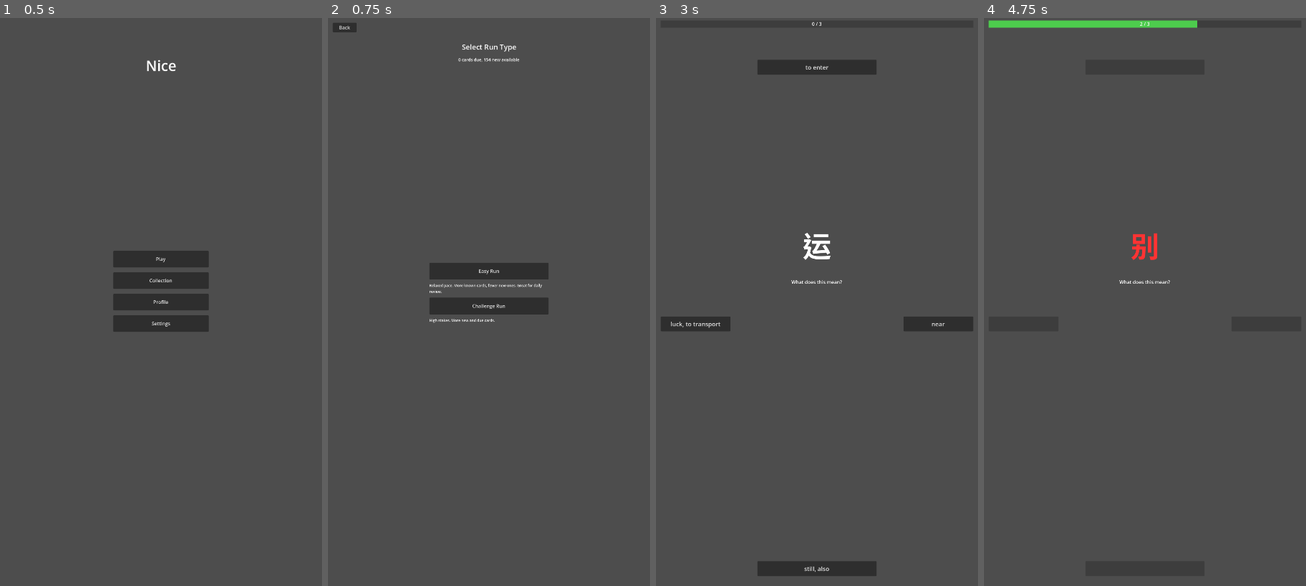
Above: before the commit, frames 1-4 (left to right).
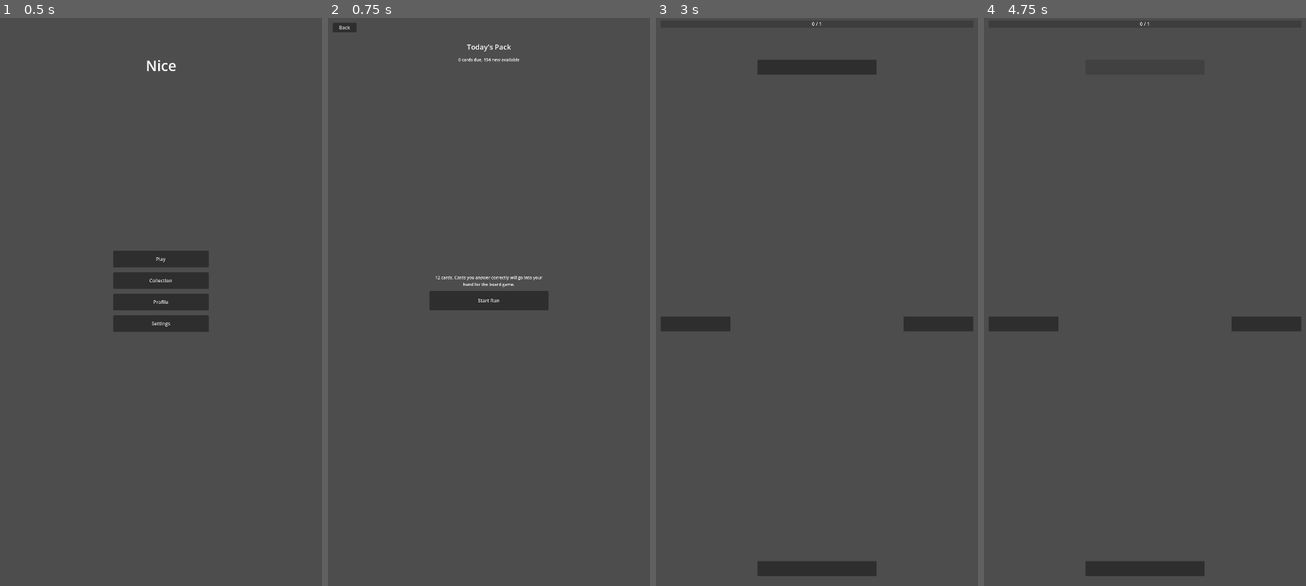
Above: after the commit, the same moments.

Repository: mikechin/Nice
Game: Godot game, scene res://scenes/screens/main_menu.tscn
Same seed, same stepped clock (60 frames per second), same inputs: the game is played once before the commit and once after it.
Inputs (mouse positions are in pixels of both pictures, inside the frame that each line leads up to):
- Up to frame 1 (0.5 s): no input
- Up to frame 2 (0.75 s): click "Play" at 0.5 s
- Up to frame 3 (3 s): click "Back" at 1.25 s; click "Play" at 2 s; click (817, 307) at 2.75 s, where only the run before the commit has a clickable "Challenge Run"
- Up to frame 4 (4.75 s): click (1145, 69) at 3.5 s; click (1145, 69) at 4.25 s

Frame 1 is identical in both runs. In frame 2, 2.1% of the frame differs, in the area x 31-69%, y 4-54%; in frame 3, 0.4%; in frame 4, 1.2%.
Error after the commit: Parse Error: Too few arguments for "start_run()" call. Expected at least 2 but received 1. (res://scenes/screens/game_screen.gd:81)

Commit message:
Collapse easy/challenge run types into a single run
The two-run-type distinction was leftover from an earlier design. Runs
are now a single 12-card pack with no mode choice, and the selection
screen shows a single start button.

Co-Authored-By: Claude Opus 4.6 (1M context) <noreply@anthropic.com>

Diff:
--- a/godot-project/scenes/screens/game_screen.gd
+++ b/godot-project/scenes/screens/game_screen.gd
@@ -78,7 +78,7 @@
 
 	# Create RunManager for this session
 	_run_manager = RunManager.new()
-	_run_manager.start_run(GameState.current_run_type if GameState.current_run_type != "" else "easy", _pack)
+	_run_manager.start_run(_pack)
 
 	_update_progress()
 	AudioManager.play_music("gameplay")
--- a/godot-project/scenes/screens/run_select.gd
+++ b/godot-project/scenes/screens/run_select.gd
@@ -1,12 +1,10 @@
-## RunSelect — Run type selection screen offering Easy Run and Challenge Run.
-## Shows description and card mix info for each mode.
+## RunSelect — Pre-run screen. Shows the player how many cards are due
+## and lets them start a single 12-card run.
 class_name RunSelect
 extends Control
 
-@onready var _easy_button: Button = $ModeContainer/EasyButton if has_node("ModeContainer/EasyButton") else null
-@onready var _challenge_button: Button = $ModeContainer/ChallengeButton if has_node("ModeContainer/ChallengeButton") else null
-@onready var _easy_description: Label = $ModeContainer/EasyDescription if has_node("ModeContainer/EasyDescription") else null
-@onready var _challenge_description: Label = $ModeContainer/ChallengeDescription if has_node("ModeContainer/ChallengeDescription") else null
+@onready var _start_button: Button = $ModeContainer/StartButton if has_node("ModeContainer/StartButton") else null
+@onready var _run_description: Label = $ModeContainer/RunDescription if has_node("ModeContainer/RunDescription") else null
 @onready var _due_count_label: Label = $DueCountLabel if has_node("DueCountLabel") else null
 @onready var _back_button: Button = $BackButton if has_node("BackButton") else null
 @onready var _title_label: Label = $TitleLabel if has_node("TitleLabel") else null
@@ -14,10 +12,8 @@
 
 func _ready() -> void:
 	_warn_missing_nodes()
-	if _easy_button:
-		_easy_button.pressed.connect(_on_easy_pressed)
-	if _challenge_button:
-		_challenge_button.pressed.connect(_on_challenge_pressed)
+	if _start_button:
+		_start_button.pressed.connect(_on_start_pressed)
 	if _back_button:
 		_back_button.pressed.connect(_on_back_pressed)
 
@@ -27,13 +23,10 @@
 
 func _update_descriptions() -> void:
 	if _title_label:
-		_title_label.text = "Select Run Type"
+		_title_label.text = "Today's Pack"
 
-	if _easy_description:
-		_easy_description.text = "Relaxed pace. More known cards, fewer new ones. Great for daily review."
-
-	if _challenge_description:
-		_challenge_description.text = "High stakes. More new and due cards."
+	if _run_description:
+		_run_description.text = "%d cards. Cards you answer correctly will go into your hand for the board game." % SrsConfig.PACK_SIZE_DEFAULT
 
 
 func _update_due_count() -> void:
@@ -45,33 +38,20 @@
 	_due_count_label.text = "%d cards due, %d new available" % [due_cards.size(), new_cards.size()]
 
 
-func _on_easy_pressed() -> void:
+func _on_start_pressed() -> void:
 	AudioManager.play_sfx("button_tap")
-	_start_run("easy")
+	_start_run()
 
 
-func _on_challenge_pressed() -> void:
-	AudioManager.play_sfx("button_tap")
-	_start_run("challenge")
-
-
-func _start_run(run_type: String) -> void:
+func _start_run() -> void:
 	# Curate a pack for this run
 	var now := Time.get_unix_time_from_system()
 	var new_ids: Array = GameState.review_scheduler.get_new_card_ids()
-	print("[RunSelect] _start_run('%s')" % run_type)
-	print("[RunSelect] new_ids count = ", new_ids.size())
-	print("[RunSelect] card_states count = ", GameState.review_scheduler.card_states.size())
 	var pack: PackData = GameState.review_scheduler.curate_pack(now, SrsConfig.PACK_SIZE_DEFAULT, new_ids)
-	print("[RunSelect] Pack curated: total=%d, new=%d, struggling=%d, common=%d, returning=%d" % [
-		pack.get_total_count(), pack.new_cards.size(), pack.struggling_cards.size(),
-		pack.common_cards.size(), pack.returning_mastered.size()
-	])
-	print("[RunSelect] presentation_order size = ", pack.presentation_order.size())
 	GameState.current_pack = pack
 
 	# Start the run through GameState
-	GameState.start_run(run_type)
+	GameState.start_run()
 
 	SignalBus.screen_transition_requested.emit("game")
 
@@ -81,14 +61,10 @@
 
 
 func _warn_missing_nodes() -> void:
-	if _easy_button == null:
-		push_warning("run_select.gd: missing node _easy_button")
-	if _challenge_button == null:
-		push_warning("run_select.gd: missing node _challenge_button")
-	if _easy_description == null:
-		push_warning("run_select.gd: missing node _easy_description")
-	if _challenge_description == null:
-		push_warning("run_select.gd: missing node _challenge_description")
+	if _start_button == null:
+		push_warning("run_select.gd: missing node _start_button")
+	if _run_description == null:
+		push_warning("run_select.gd: missing node _run_description")
 	if _due_count_label == null:
 		push_warning("run_select.gd: missing node _due_count_label")
 	if _back_button == null:
--- a/godot-project/scenes/screens/run_select.tscn
+++ b/godot-project/scenes/screens/run_select.tscn
@@ -30,7 +30,7 @@
 offset_bottom = 120.0
 grow_horizontal = 2
 theme_override_font_sizes/font_size = 24
-text = "Select Run Type"
+text = "Today's Pack"
 horizontal_alignment = 1
 
 [node name="DueCountLabel" type="Label" parent="."]
@@ -54,29 +54,20 @@
 anchor_right = 0.5
 anchor_bottom = 0.5
 offset_left = -200.0
-offset_top = -140.0
+offset_top = -100.0
 offset_right = 200.0
-offset_bottom = 140.0
+offset_bottom = 100.0
 grow_horizontal = 2
 grow_vertical = 2
 theme_override_constants/separation = 12
 
-[node name="EasyButton" type="Button" parent="ModeContainer"]
+[node name="RunDescription" type="Label" parent="ModeContainer"]
 layout_mode = 2
-custom_minimum_size = Vector2(0, 56)
-text = "Easy Run"
+theme_override_font_sizes/font_size = 14
+autowrap_mode = 2
+horizontal_alignment = 1
 
-[node name="EasyDescription" type="Label" parent="ModeContainer"]
+[node name="StartButton" type="Button" parent="ModeContainer"]
 layout_mode = 2
-theme_override_font_sizes/font_size = 12
-autowrap_mode = 2
-
-[node name="ChallengeButton" type="Button" parent="ModeContainer"]
-layout_mode = 2
-custom_minimum_size = Vector2(0, 56)
-text = "Challenge Run"
-
-[node name="ChallengeDescription" type="Label" parent="ModeContainer"]
-layout_mode = 2
-theme_override_font_sizes/font_size = 12
-autowrap_mode = 2
+custom_minimum_size = Vector2(0, 64)
+text = "Start Run"
--- a/godot-project/src/autoload/game_state.gd
+++ b/godot-project/src/autoload/game_state.gd
@@ -10,7 +10,6 @@
 
 # --- Current Run State ---
 var is_in_run: bool = false
-var current_run_type: String = ""  # "easy" or "challenge"
 var current_pack: PackData = null
 var last_run_summary: Dictionary = {}
 
@@ -43,19 +42,16 @@
 	print("[GameState] Registered %d cards with review_scheduler" % review_scheduler.card_states.size())
 
 
-func start_run(run_type: String) -> void:
+func start_run() -> void:
 	is_in_run = true
-	current_run_type = run_type
 	last_run_summary.clear()
-	SignalBus.run_started.emit(run_type)
+	SignalBus.run_started.emit()
 
 
 func end_run(summary: Dictionary = {}) -> void:
 	last_run_summary = summary.duplicate()
-	last_run_summary["run_type"] = current_run_type
 
 	is_in_run = false
-	current_run_type = ""
 	current_pack = null
 	SignalBus.run_ended.emit(last_run_summary)
 
--- a/godot-project/src/autoload/signal_bus.gd
+++ b/godot-project/src/autoload/signal_bus.gd
@@ -9,7 +9,7 @@
 signal srs_state_updated(card_id: String, new_state: Dictionary)
 
 # --- Run Signals ---
-signal run_started(run_type: String)  # "easy" or "challenge"
+signal run_started()
 signal run_ended(result: Dictionary)
 signal round_started(round_number: int)
 signal round_ended(round_number: int)
--- a/godot-project/tests/autoload/test_game_state.gd
+++ b/godot-project/tests/autoload/test_game_state.gd
@@ -25,7 +25,7 @@
 
 func test_initial_run_state() -> void:
 	assert_bool(state.is_in_run).is_false()
-	assert_str(state.current_run_type).is_equal("")
+	assert_object(state.current_pack).is_null()
 
 
 func test_load_from_dict_restores_state() -> void:
